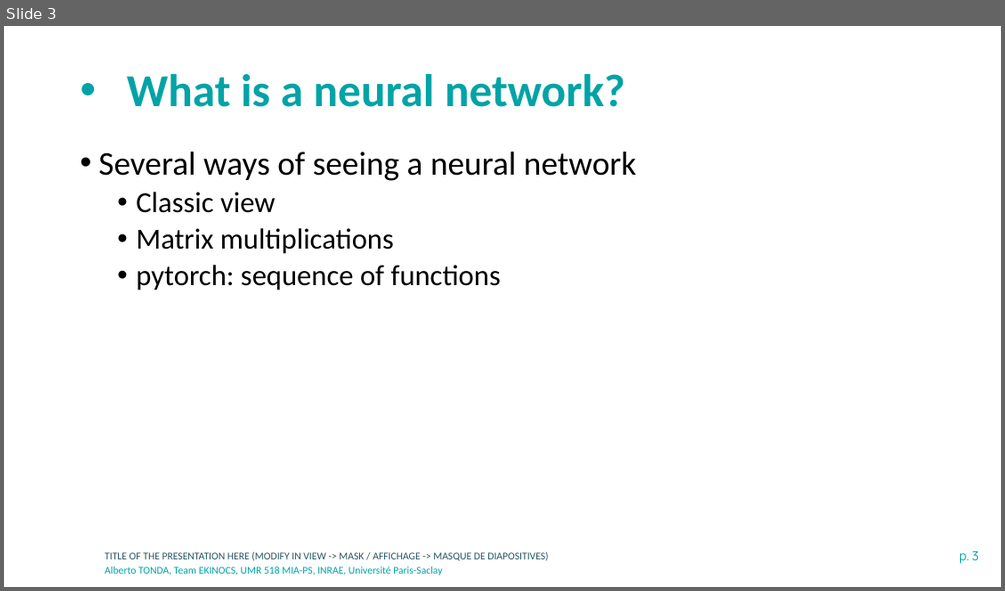
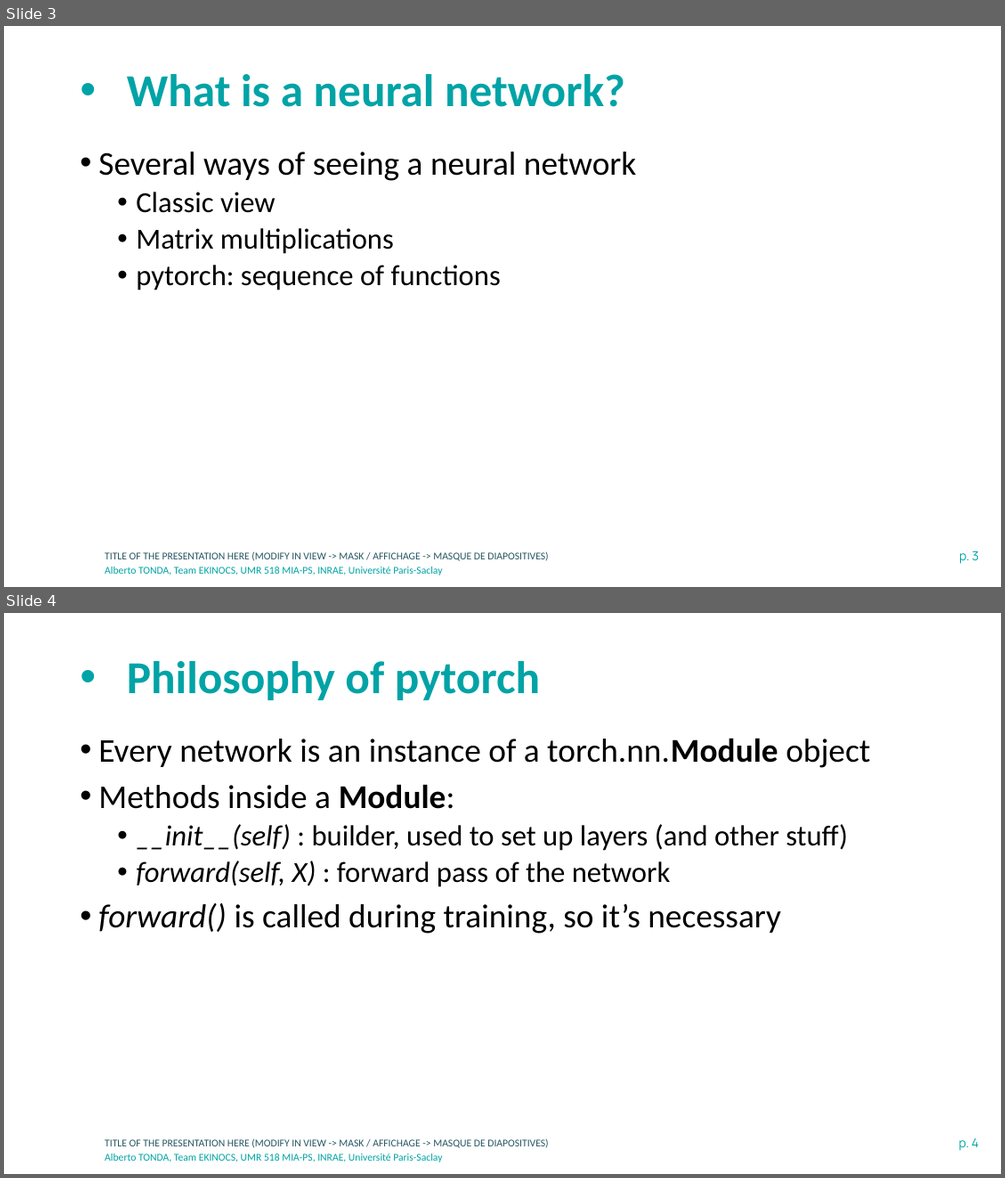
Before and after one commit to albertotonda/teaching, a slide deck: deep-learning-in-practice-with-pytorch/2-neural-networks-and-pytorch.pptx. Shown one above the other, each under a label of ours: slide 3 before the commit, slides 3 and 4 after it. The pictures are 1005x591 and 1005x1178 pixels, drawn with LibreOffice and Linux fonts; fonts in the diff are those of the drawing; background and template pictures are left out. Boxes give left, top, right and bottom in pixels: in the first picture for what was removed or moved away, otherwise in the second. Text is boxed around its words. In the diff, an @@ line names an element or a change of style, - is before the commit and + after.

Commit message:
Added new presentation

```diff
--- a/deep-learning-in-practice-with-pytorch/2-neural-networks-and-pytorch.pptx
+++ b/deep-learning-in-practice-with-pytorch/2-neural-networks-and-pytorch.pptx
@@ slide 4 added at (4, 613, 1001, 1174), background #FFFFFF; not listed: 3 template elements that a slide beside it also shows @@
@@ title added at (127, 661, 540, 700), 44 pt, text #00A3A6, bold @@
+• Philosophy of pytorch
@@ text added at (98, 738, 870, 933), 32 pt, text #000000 @@
+• Every network is an instance of a torch.nn.Module object
+• Methods inside a Module:
+  • __init__(self) : builder, used to set up layers (and other stuff)
+  • forward(self, X) : forward pass of the network
+• forward() is called during training, so it’s necessary
```
Also in this commit, not shown: 1 other file.
